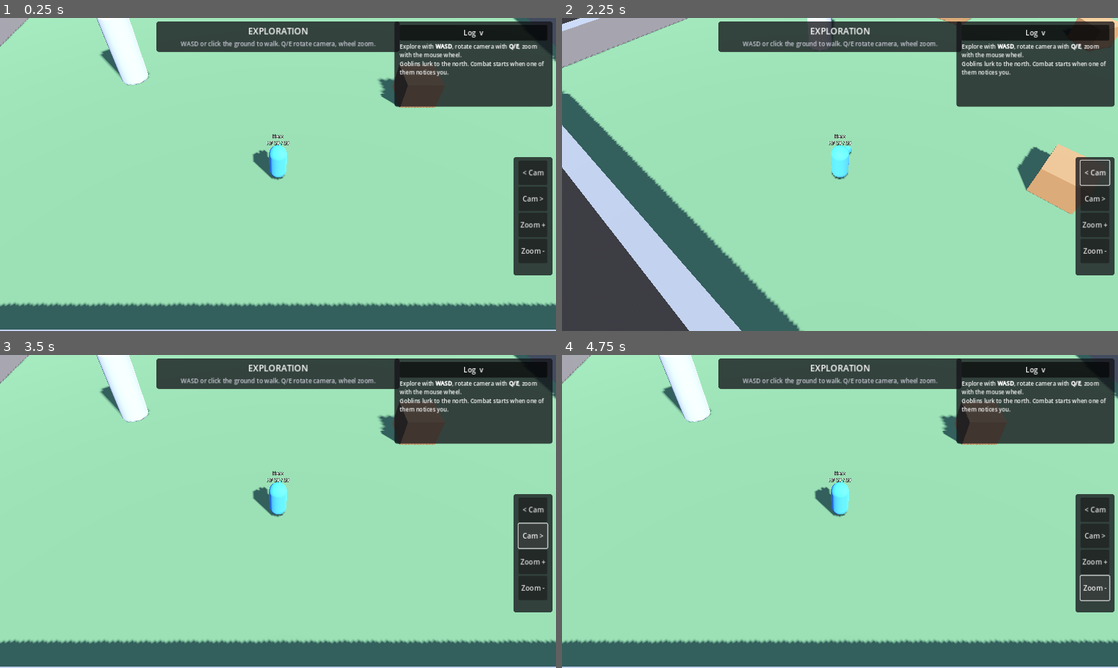
Above: before the commit, frames 1-4 (two rows, left to right).
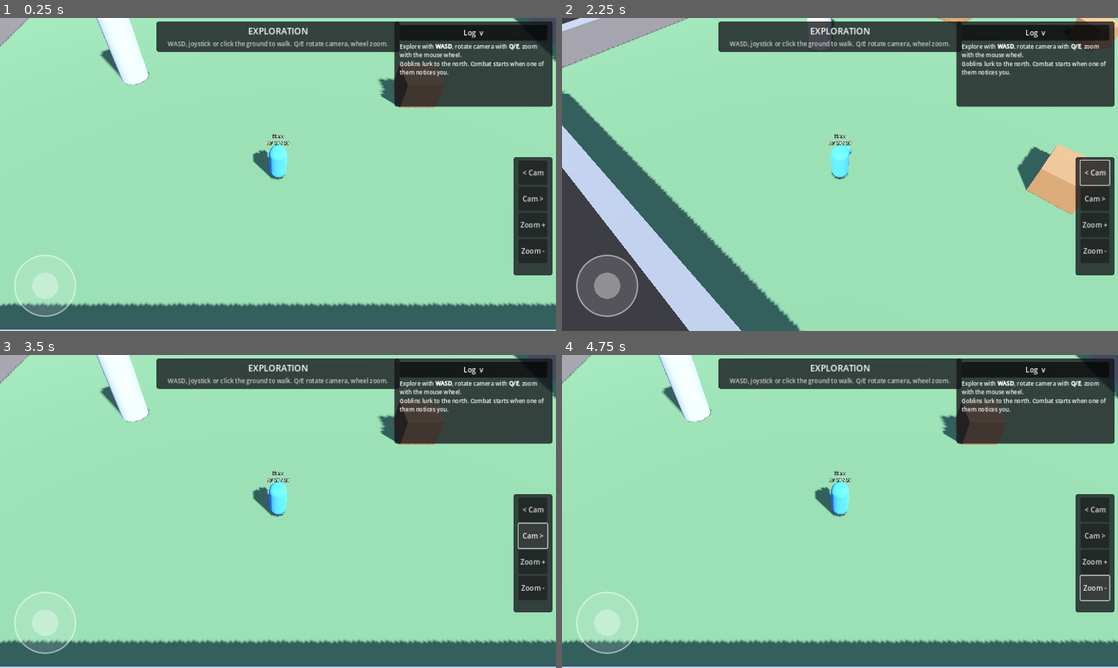
Above: after the commit, the same moments.

Repository: Wuerfelduell/Dnd
Game: Godot game, scene res://scenes/main.tscn
Two runs of this game, one before a commit and one after it. Both use one fixed random seed, a clock stepped at 60 frames per second and the inputs below.
Inputs:
- Up to frame 1 (0.25 s): no input
- Up to frame 2 (2.25 s): click "Log v" at 0.5 s; click "Log >" at 1.25 s; click "< Cam" at 2 s
- Up to frame 3 (3.5 s): click "Cam >" at 2.75 s
- Up to frame 4 (4.75 s): click "Zoom +" at 3.5 s; click "Zoom -" at 4.25 s

The runs differ from the first frame. In frame 1, 0.9% of the frame differs, in the area x 2-70%, y 7-96%; in frame 2, 0.9%; in frame 3, 0.9%; in frame 4, 0.9%.

Commit message:
Fix touch taps and add a virtual joystick for exploration
Input bindings are now registered for all devices: mouse events that
Godot emulates from touch carry a special device id and never matched the
"select" action, so tapping the ground did nothing on phones while GUI
buttons worked. Add an on-screen joystick (bottom left, exploration only)
that moves the hero camera-relative, and cover both paths in the autoplay
test.

Co-Authored-By: Claude Fable 5.1 <noreply@anthropic.com>
Claude-Session: https://claude.ai/code/session_01KVzWpT15EJFcrCbiH86Dzm

Diff:
--- a/scenes/ui/combat_hud.tscn
+++ b/scenes/ui/combat_hud.tscn
@@ -1,6 +1,7 @@
 [gd_scene format=3]
 
 [ext_resource type="Script" path="res://scripts/ui/combat_hud.gd" id="1"]
+[ext_resource type="Script" path="res://scripts/ui/virtual_joystick.gd" id="2"]
 
 [sub_resource type="StyleBoxFlat" id="StyleBoxFlat_panel"]
 content_margin_left = 12.0
@@ -166,6 +167,18 @@
 layout_mode = 2
 text = "End Turn"
 
+[node name="Joystick" type="Control" parent="."]
+unique_name_in_owner = true
+anchors_preset = 2
+anchor_top = 1.0
+anchor_bottom = 1.0
+offset_left = 24.0
+offset_top = -184.0
+offset_right = 184.0
+offset_bottom = -24.0
+grow_vertical = 0
+script = ExtResource("2")
+
 [node name="GameOverPanel" type="PanelContainer" parent="."]
 unique_name_in_owner = true
 visible = false
--- a/scripts/actors/player_controller.gd
+++ b/scripts/actors/player_controller.gd
@@ -25,7 +25,7 @@
 func _unhandled_input(event: InputEvent) -> void:
 	if not GameState.is_exploring() or actor.is_down:
 		return
-	if event.is_action_pressed("select"):
+	if ScreenRaycast.is_tap(event):
 		_pending_tap = true
 		_pending_tap_position = event.position
 		get_viewport().set_input_as_handled()
@@ -71,6 +71,10 @@
 		return debug_direction
 	var input := Input.get_vector("move_left", "move_right", "move_forward", "move_back")
 	if input.length_squared() < 0.0001:
+		var joystick := get_tree().get_first_node_in_group("virtual_joystick") as VirtualJoystick
+		if joystick != null:
+			input = joystick.direction
+	if input.length_squared() < 0.0001:
 		return Vector3.ZERO
 	# Camera-relative: forward is where the camera looks (flattened).
 	var forward := Vector3.FORWARD
--- a/scripts/combat/player_combat_input.gd
+++ b/scripts/combat/player_combat_input.gd
@@ -30,7 +30,7 @@
 		return
 	if event is InputEventMouseMotion:
 		_mouse_position = event.position
-	elif event.is_action_pressed("select"):
+	elif ScreenRaycast.is_tap(event):
 		if OS.is_stdout_verbose():
 			print("[input] select at ", event.position)
 		_pending_click = true
--- a/scripts/core/input_setup.gd
+++ b/scripts/core/input_setup.gd
@@ -1,6 +1,10 @@
 ## Autoload: defines the InputMap in code so the bindings are documented in one
 ## place and don't depend on hand-editing project.godot.
 extends Node
+
+## InputMap wildcard: the event matches every device, including the mouse
+## events Godot emulates from touch (which carry a special device id).
+const ALL_DEVICES := -1
 
 const KEY_BINDINGS := {
 	"move_forward": [KEY_W, KEY_UP],
@@ -28,11 +32,13 @@
 		for key in KEY_BINDINGS[action]:
 			var ev := InputEventKey.new()
 			ev.physical_keycode = key
+			ev.device = ALL_DEVICES
 			InputMap.action_add_event(action, ev)
 	for action in MOUSE_BINDINGS:
 		_ensure_action(action)
 		var ev := InputEventMouseButton.new()
 		ev.button_index = MOUSE_BINDINGS[action]
+		ev.device = ALL_DEVICES
 		InputMap.action_add_event(action, ev)
 
 
--- a/scripts/core/screen_raycast.gd
+++ b/scripts/core/screen_raycast.gd
@@ -36,5 +36,12 @@
 		and control.get_global_rect().has_point(screen_position)
 
 
+## A primary tap/click: the left mouse button, real or emulated from touch.
+## Touch is deliberately routed through the emulated mouse event only: that
+## one respects GUI consumption, so a tap on a button never leaks to the world.
+static func is_tap(event: InputEvent) -> bool:
+	return event.is_action_pressed("select")
+
+
 static func has_touchscreen() -> bool:
 	return DisplayServer.is_touchscreen_available()
--- a/scripts/ui/combat_hud.gd
+++ b/scripts/ui/combat_hud.gd
@@ -36,6 +36,7 @@
 @onready var rotate_right_button: Button = %RotateRightButton
 @onready var zoom_in_button: Button = %ZoomInButton
 @onready var zoom_out_button: Button = %ZoomOutButton
+@onready var joystick: VirtualJoystick = %Joystick
 
 
 func setup(p_combat: CombatManager, p_input: PlayerCombatInput, p_player: Actor, p_camera_rig: CameraRig) -> void:
@@ -80,11 +81,12 @@
 		GameState.State.EXPLORATION:
 			mode_label.text = "EXPLORATION"
 			if _touch:
-				hint_label.text = "Tap the ground to walk there. Camera buttons on the right."
+				hint_label.text = "Joystick or tap the ground to walk. Camera buttons on the right."
 			else:
-				hint_label.text = "WASD or click the ground to walk. Q/E rotate camera, wheel zoom."
+				hint_label.text = "WASD, joystick or click the ground to walk. Q/E rotate camera, wheel zoom."
 			initiative_panel.visible = false
 			action_panel.visible = false
+			joystick.visible = true
 		GameState.State.COMBAT:
 			var who := combat.active_actor.display_name() if combat.active_actor else "..."
 			mode_label.text = "COMBAT - Round %d - %s's turn" % [combat.initiative.round_number, who]
@@ -98,10 +100,12 @@
 				hint_label.text = "Enemy is acting..."
 			initiative_panel.visible = true
 			action_panel.visible = true
+			joystick.visible = false
 		GameState.State.GAME_OVER:
 			mode_label.text = "GAME OVER"
 			hint_label.text = "Tap Restart to try again." if _touch else "Press R or Restart to try again."
 			action_panel.visible = false
+			joystick.visible = false
 
 
 func _refresh_initiative() -> void:
--- /dev/null
+++ b/scripts/ui/virtual_joystick.gd
@@ -0,0 +1,65 @@
+## On-screen joystick for touch devices (works with the mouse as well).
+##
+## Publishes [member direction] (x right, y down, length 0..1). The player
+## controller reads it like a gamepad stick; nothing else depends on it.
+class_name VirtualJoystick
+extends Control
+
+@export var base_radius: float = 70.0
+@export var knob_radius: float = 30.0
+@export var dead_zone: float = 0.15
+
+var direction: Vector2 = Vector2.ZERO
+
+var _active: bool = false
+var _knob_offset: Vector2 = Vector2.ZERO
+
+
+func _ready() -> void:
+	add_to_group("virtual_joystick")
+	mouse_filter = Control.MOUSE_FILTER_STOP
+	custom_minimum_size = Vector2.ONE * base_radius * 2.0
+	queue_redraw()
+
+
+func _gui_input(event: InputEvent) -> void:
+	# Touch is emulated as mouse events on phones, so handling the mouse covers both.
+	if event is InputEventMouseButton and event.button_index == MOUSE_BUTTON_LEFT:
+		if event.pressed:
+			_active = true
+			_update(event.position)
+		else:
+			_release()
+		accept_event()
+	elif event is InputEventMouseMotion and _active:
+		_update(event.position)
+		accept_event()
+
+
+func _notification(what: int) -> void:
+	if what == NOTIFICATION_VISIBILITY_CHANGED and not is_visible_in_tree():
+		_release()
+
+
+func _update(local_position: Vector2) -> void:
+	var offset := local_position - size * 0.5
+	if offset.length() > base_radius:
+		offset = offset.normalized() * base_radius
+	_knob_offset = offset
+	var v := offset / base_radius
+	direction = Vector2.ZERO if v.length() < dead_zone else v
+	queue_redraw()
+
+
+func _release() -> void:
+	_active = false
+	_knob_offset = Vector2.ZERO
+	direction = Vector2.ZERO
+	queue_redraw()
+
+
+func _draw() -> void:
+	var center := size * 0.5
+	draw_circle(center, base_radius, Color(1, 1, 1, 0.12))
+	draw_arc(center, base_radius, 0.0, TAU, 48, Color(1, 1, 1, 0.5), 2.0, true)
+	draw_circle(center + _knob_offset, knob_radius, Color(1, 1, 1, 0.55 if _active else 0.35))
--- a/tests/autoplay.gd
+++ b/tests/autoplay.gd
@@ -74,9 +74,25 @@
 	var nav_map := world.get_world_3d().navigation_map
 	expect(NavigationServer3D.map_get_regions(nav_map).size() > 0, "navmesh region registered")
 
-	# 1a. Explore by tapping the ground (touch path): walk 3 m north.
+	# 1a. Explore with the virtual joystick: press its center, drag up, hold.
 	var controller: PlayerController = player.get_node("PlayerController")
 	var start := player.global_position
+	var joystick: VirtualJoystick = world.hud.joystick
+	await get_tree().process_frame
+	var joy_center := joystick.get_global_rect().get_center()
+	_simulate_mouse(joy_center, true)
+	_simulate_mouse_motion(joy_center + Vector2(0, -60))
+	for _i in 30:
+		await get_tree().physics_frame
+	expect(joystick.direction.y < -0.5, "joystick reports an upward direction (%s)" % joystick.direction)
+	expect(player.global_position.z < start.z - 1.0, "joystick moved the player north (%.2f)" % (start.z - player.global_position.z))
+	_simulate_mouse(joy_center + Vector2(0, -60), false)
+	await get_tree().physics_frame
+	expect(joystick.direction == Vector2.ZERO, "joystick resets on release")
+	print("[autoplay] joystick ok: %s" % player.global_position)
+	start = player.global_position
+
+	# 1b. Explore by tapping the ground (touch path): walk 3 m north.
 	world.hud.visible = false
 	_simulate_click(start + Vector3(0, 0, -3.0))
 	var tap_frames := 0
@@ -88,7 +104,7 @@
 	expect(not player.is_moving(), "tap-to-move stops at the destination")
 	print("[autoplay] tap-to-move ok: %s" % player.global_position)
 
-	# 1b. Explore: walk north until an enemy notices us.
+	# 1c. Explore: walk north until an enemy notices us.
 	controller.debug_direction = Vector3.FORWARD
 	var frames := 0
 	while GameState.is_exploring() and frames < 2000 and not _failed:
@@ -216,6 +232,23 @@
 	get_viewport().push_input(release, true)
 
 
+func _simulate_mouse(screen: Vector2, pressed: bool) -> void:
+	var ev := InputEventMouseButton.new()
+	ev.button_index = MOUSE_BUTTON_LEFT
+	ev.pressed = pressed
+	ev.position = screen
+	ev.global_position = screen
+	get_viewport().push_input(ev, true)
+
+
+func _simulate_mouse_motion(screen: Vector2) -> void:
+	var ev := InputEventMouseMotion.new()
+	ev.position = screen
+	ev.global_position = screen
+	ev.button_mask = MOUSE_BUTTON_MASK_LEFT
+	get_viewport().push_input(ev, true)
+
+
 func _simulate_key(action: String) -> void:
 	var events := InputMap.action_get_events(action)
 	expect(events.size() > 0, "action %s has a binding" % action)
